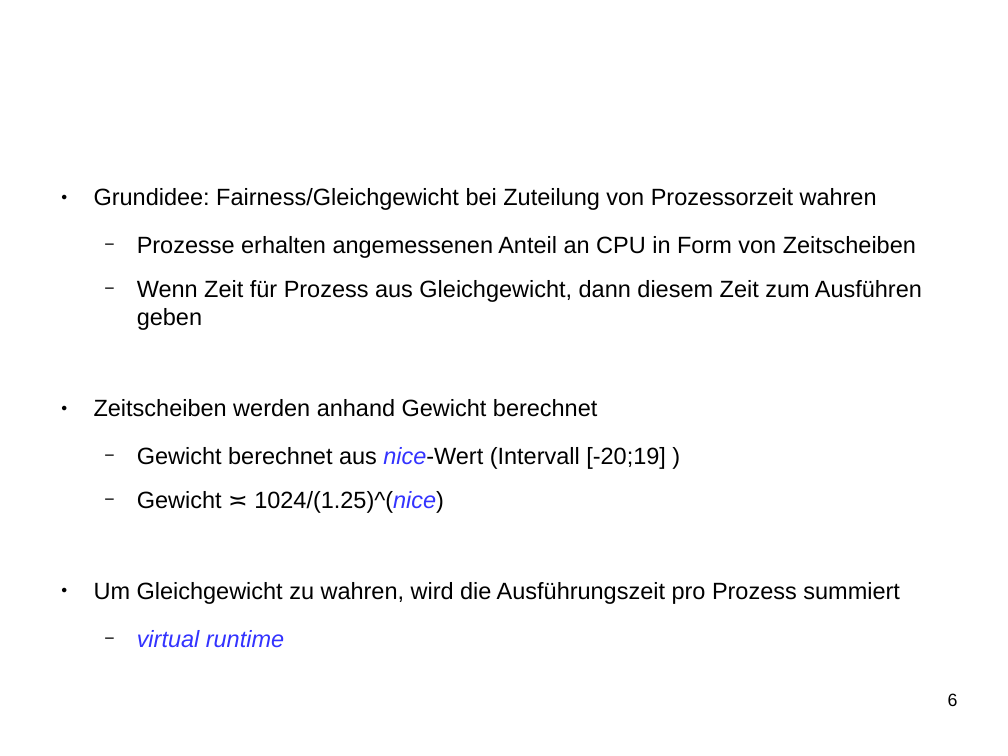
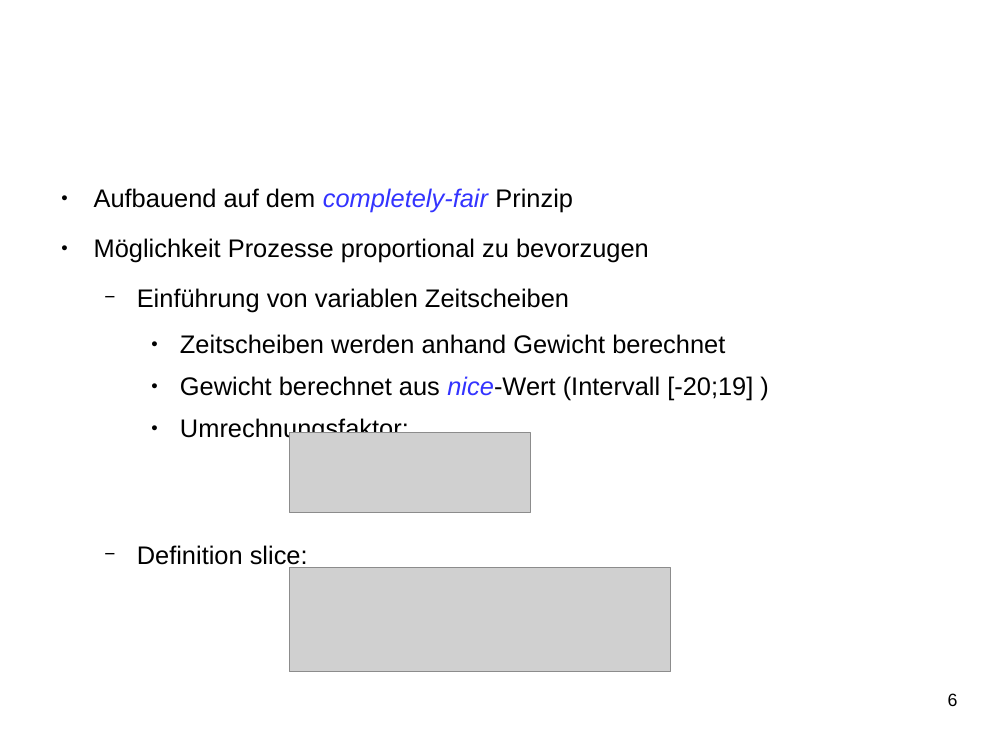
Before and after one commit to SeminararbeitCFS/main, a slide deck: slide 6 of vortrag/vortrag_CFS.odp. Drawn at 1008x756 pixels with LibreOffice and Linux fonts; fonts in the diff are those of the drawing; grey boxes stand for pictures; background and template pictures are left out. Boxes give left, top, right and bottom in pixels: in the first picture for what was removed or moved away, otherwise in the second. Text is boxed around its words. In the diff, an @@ line names an element or a change of style, - is before the commit and + after.

```diff
--- a/vortrag/vortrag_CFS.odp
+++ b/vortrag/vortrag_CFS.odp
@@ text at (94, 188, 649, 313): text changed; size 18.5 to 20 pt @@
-● Grundidee: Fairness/Gleichgewicht bei Zuteilung von Prozessorzeit wahren
-  − Prozesse erhalten angemessenen Anteil an CPU in Form von Zeitscheiben
-  − Wenn Zeit für Prozess aus Gleichgewicht, dann diesem Zeit zum Ausführen geben
+● Aufbauend auf dem completely-fair Prinzip
+● Möglichkeit Prozesse proportional zu bevorzugen
+  − Einführung von variablen Zeitscheiben
@@ text at (180, 334, 753, 401): size 18.5 to 20 pt in "Zeitscheiben werden anhand Gewicht berechnet", "Gewicht berechnet aus nice-Wert (Intervall [-20;19] )"; list level 1 to 3 in "Zeitscheiben werden anhand Gewicht berechnet"; bullet − to ●; list level 2 to 3 in "Gewicht berechnet aus nice-Wert (Intervall ..." @@
@@ text at (137, 418, 409, 569): text changed; size 18.5 to 20 pt @@
-  − Gewicht ≍ 1024/(1.25)^(nice)
-● Um Gleichgewicht zu wahren, wird die Ausführungszeit pro Prozess summiert
-  − virtual runtime
+    ● Umrechnungsfaktor:
+  − Definition slice:
@@ picture added at (289, 433, 531, 512) @@
@@ picture added at (289, 568, 670, 672) @@
```
Also in this commit, not shown: 5 other slides changed, 2 slides added, 3 slides removed.
